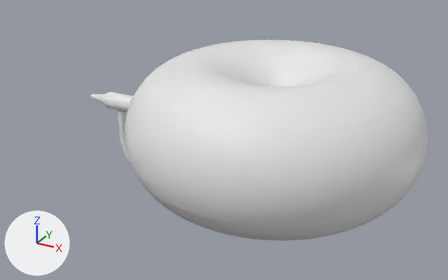
An edit to the Blender file Assets/Prefabs/AlienShip.blend, drawn before and after from the same camera.
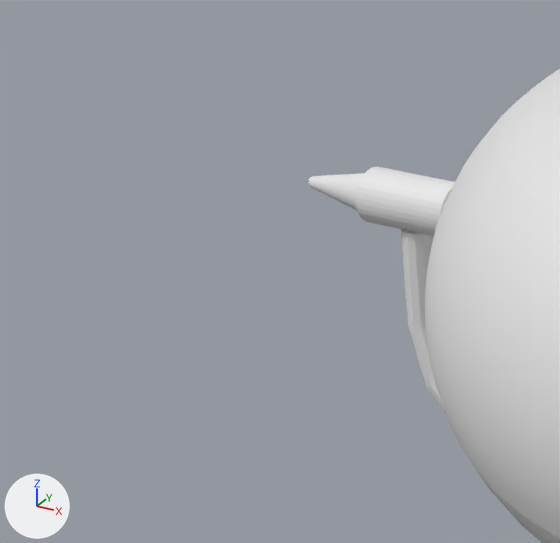
Old and new are each drawn whole from a 50 mm camera at (1.31, -2.97, 1.35) aimed at (-0.35, 0.06, -0.17) and again close up on the part from 0% to 37% of the width and 15% to 72% of the height. Arrows for +X, +Y and +Z are at lower left; the lights stay in place.

Before the edit, the objects in view are built like this:
```python
me_cylinder_002 = bpy.data.meshes.new('Cylinder.002')
me_cylinder_002.from_pydata(...)  # 128 vertices, 98 faces; spans x -1.0..1.0, y -1.0..1.0, z -5.47..1.0
me_torus = bpy.data.meshes.new('Torus')
me_torus.from_pydata(...)  # 5760 vertices, 5644 faces; spans x -0.8..0.8, y -0.8..0.8, z -0.38..0.38
me_torus.polygons.foreach_set('use_smooth', [True] * 5644)
cu_vert = bpy.data.curves.new('Vert', 'CURVE')
cu_vert.dimensions = '3D'
_sp = cu_vert.splines.new('POLY'); _sp.points.add(9)
_sp.points.foreach_set('co', [0.0, 0.0, -0.228, 0.0, 0.0, 0.0, -0.45, 0.0, -0.00752, 0.0, -0.478, 0.0, -0.0281, 0.0, -0.499, 0.0, -0.0562, 0.0, -0.507, 0.0, -0.84, 0.0, -0.507, 0.0, -0.954, 0.0, -0.476, 0.0, -1.037, 0.0, -0.393, 0.0, -1.067, 0.0, -0.28, 0.0, -1.067, 0.0, -0.0842, 0.0])
_sp.order_v = 0
_sp.resolution_v = 0
_sp.use_endpoint_u = True
_sp.use_smooth = False
cu_vert.bevel_depth = 0.03
cu_vert.fill_mode = 'FULL'
ob_armature = bpy.data.objects.new('Armature', me_torus)
ob_armature.location = (0.0, 0.0, 0.0)
ob_cylinder = bpy.data.objects.new('Cylinder', me_cylinder_002)
ob_cylinder.location = (-1.02, 0.0, -0.034)
ob_cylinder.rotation_euler = (0.0, 1.571, 0.0)  # degrees (0, 90, 0)
ob_cylinder.scale = (0.0536, 0.0536, 0.0536)
ob_vert = bpy.data.objects.new('Vert', cu_vert)
ob_vert.location = (0.0, 0.0, 0.0)
# also in view: 'Window' at (0.0, 0.0, 0.06)
```
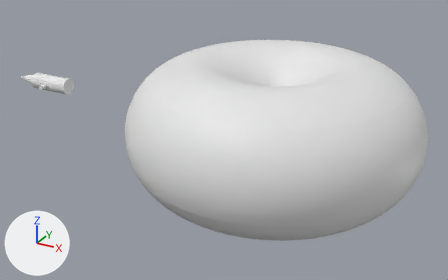
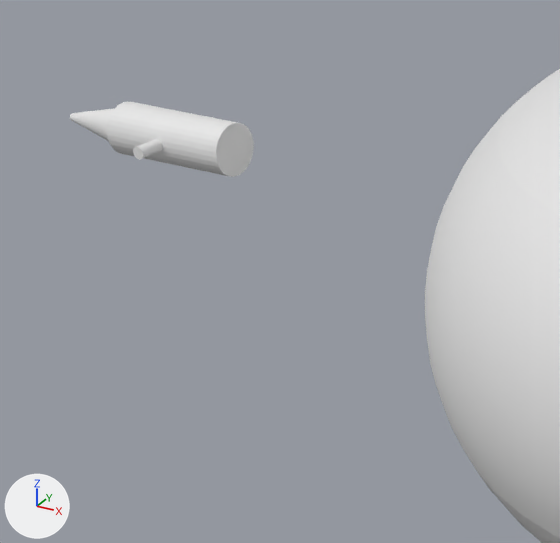
Location of each change, (x1, y1, x2, y2) in pixels of the close-ups (560 x 543 px):
'Canon', added: after (70, 101, 254, 177)
'Cylinder', reshaped, moved, turned, rescaled: before (309, 167, 455, 236); after (133, 117, 214, 160)
'Vert', deleted: before (401, 229, 445, 410)
part 1 of me_cylinder_002, cut back: before (309, 167, 455, 236); after (137, 117, 214, 159)

The change, as a diff of the scene's bpy script:
```diff
--- a/Assets/Prefabs/AlienShip.blend.py
+++ b/Assets/Prefabs/AlienShip.blend.py
@@ me_cylinder_002 @@
 # used by ob_cylinder; location = (-1.02, 0.0, -0.034); rotation_euler = (0.0, 1.571, 0.0), in degrees (0, 90, 0); scale = (0.0536, 0.0536, 0.0536)
-me_cylinder_002.from_pydata(...)  # 128 vertices, 98 faces; spans x -1.0..1.0, y -1.0..1.0, z -5.47..1.0
+me_cylinder_002.from_pydata(...)  # 64 vertices, 34 faces; spans x -1.0..1.0, y -1.0..1.0, z -1.0..1.0
+# me_cylinder_002 part 1
+# 96 vertices are removed from x -1.0..1.0, y -1.0..1.0, z -5.47..-2.7
+# 97 faces are deleted
+# 32 new vertices lie (0.0, 0.0, -2.0) away from vertices in x -1.0..1.0, y -1.0..1.0, z 1.0
+# 33 new faces join them
@@ me_cylinder_002_1 @@
+me_cylinder_002_1.from_pydata(...)  # 128 vertices, 98 faces; spans x -1.0..1.0, y -1.0..1.0, z -5.47..2.67
@@ ob_cylinder @@
 ob_cylinder = bpy.data.objects.new('Cylinder', me_cylinder_002)
-ob_cylinder.location = (-1.02, 0.0, -0.034)
-ob_cylinder.rotation_euler = (0.0, 1.571, 0.0)  # degrees (0, 90, 0)
-ob_cylinder.scale = (0.0536, 0.0536, 0.0536)
+ob_cylinder.location = (-1.656, 0.0, 0.0)
+ob_cylinder.rotation_euler = (1.571, 0.0, 0.0)  # degrees (90, 0, 0)
+ob_cylinder.scale = (0.013, 0.013, 0.107)
@@ ob_vert @@
-ob_vert = bpy.data.objects.new('Vert', cu_vert)
-ob_vert.location = (0.0, 0.0, 0.0)
@@ ob_canon @@
+ob_canon = bpy.data.objects.new('Canon', me_cylinder_002_1)
+ob_canon.location = (-1.647, 0.0, 0.0)
+ob_canon.rotation_euler = (0.0, 1.571, 0.0)  # degrees (0, 90, 0)
+ob_canon.scale = (0.0536, 0.0536, 0.0536)
```
